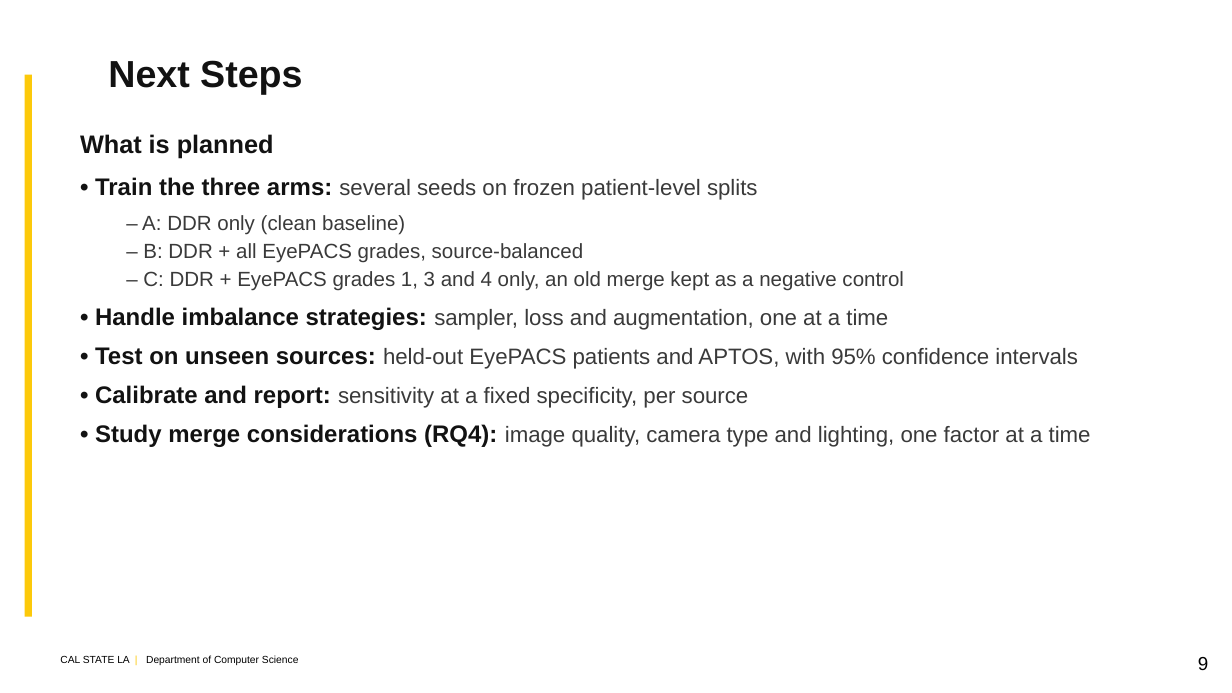
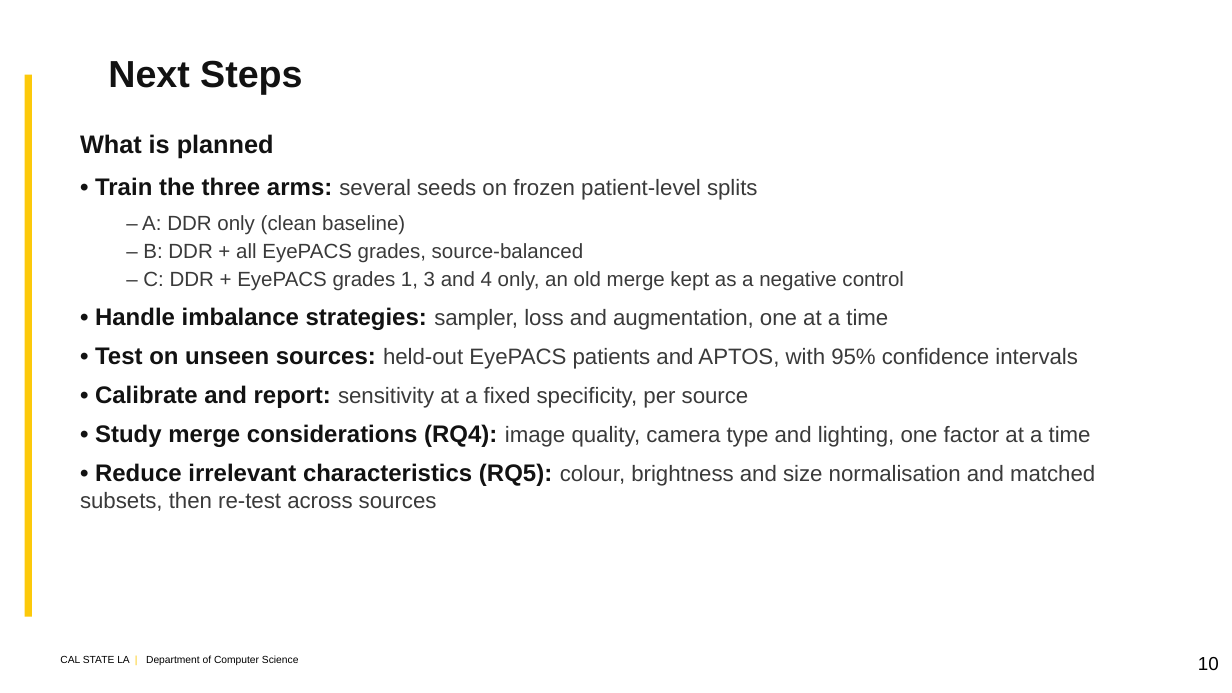
Before and after one commit to kazimab1/Early-DR, a slide deck: slide 10 of DR_Final_5min.pptx (slide 9 before the commit). Drawn at 1232x693 pixels with LibreOffice and Linux fonts; fonts in the diff are those of the drawing; background and template pictures are left out. Boxes give left, top, right and bottom in pixels: in the first picture for what was removed or moved away, otherwise in the second. Text is boxed around its words. In the diff, an @@ line names an element or a change of style, - is before the commit and + after.

```diff
--- a/DR_Final_5min.pptx
+++ b/DR_Final_5min.pptx
@@ text at (80,463,1095,511): paragraph added @@
+• Reduce irrelevant characteristics (RQ5): colour, brightness and size normalisation and matched subsets, then re-test across sources
@@ text at (1198,657,1219,671): text changed @@
-9
+10
```
Also in this commit, not shown: 3 other slides changed, 1 slide added, 1 other file.
